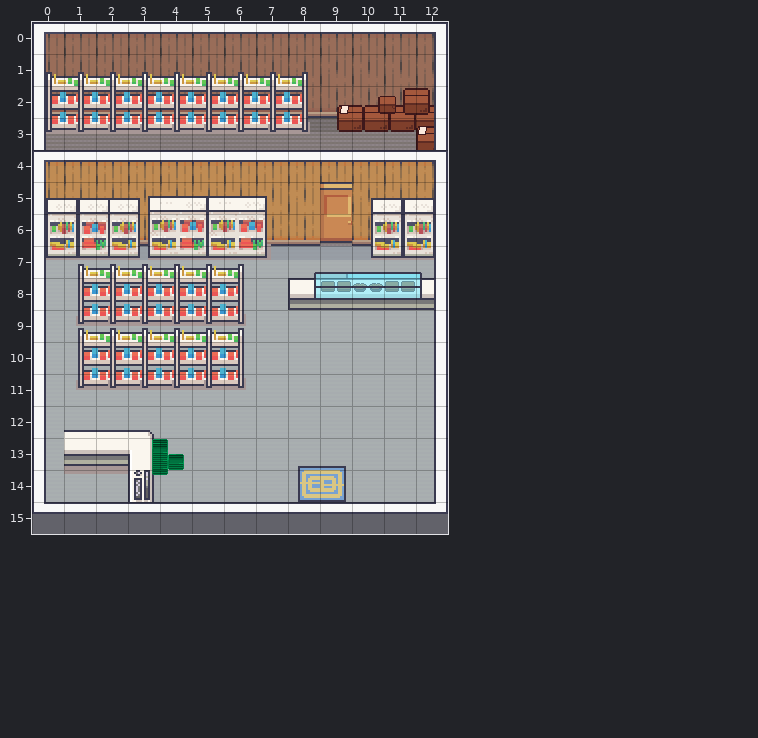
Level history. Tiled map: resources/maps/Mart/Mart.tmx. Above, as it was before the edit.
Cells are 32x32 px. Shown: x 0..12, y 0..15.
New version:
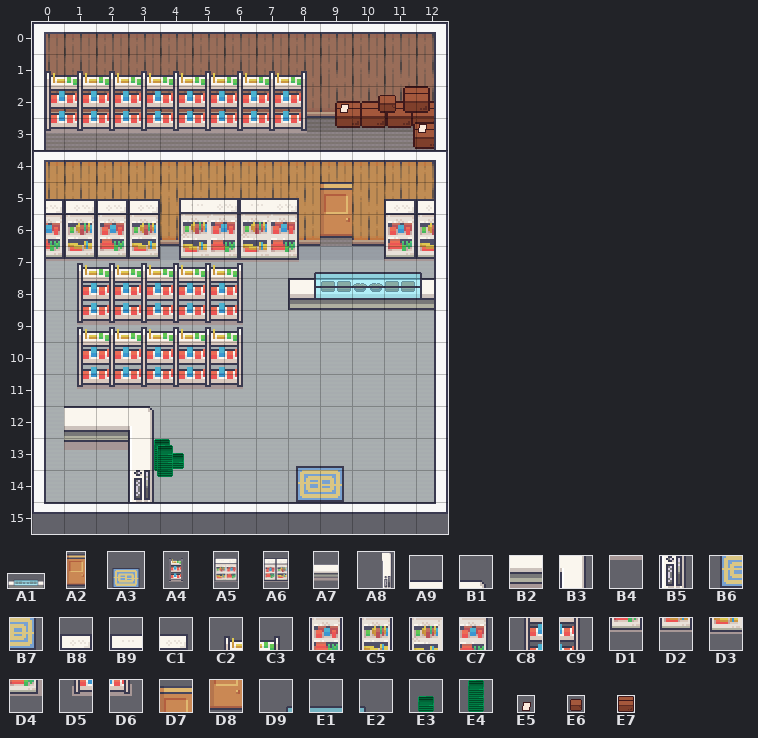
Key: from "160x64": A1 0; from "32x64": A2 8; from "64x64": A3 2; from "64x96": A4 10, A5 11, A6 12, A7 13; from "96x96": A8 0; from "Interiors-32x": A9 81, B1 82, B2 97, B3 98, B4 113, B5 116, B6 267, B7 268, B8 291, B9 292, C1 293, C2 294, C3 295, C4 306, C5 307, C6 308, C7 309, C8 310, C9 311, D1 322, D2 323, D3 324, D4 325, D5 326, D6 327, D7 395, D8 411; from "Object-Tiles": D9 51, E1 53, E2 54, E3 56, E4 57; from "Small-Object-Tiles": E5 10, E6 22, E7 23.
Objects are placed by their top-left corner, in cells (3,4 is the top-left corner of cell 3,4); size is 1x1 cell unless given.
Changes in this commit:
--- layer "Doors-1"
+A2 at 9,4.9 size 1x2
-D7 "Upper" at 9,4.8 size 1.1x1.1
-D8 "Lower" at 9,5.9 size 1.1x1.1
--- layer "Objects/Objects-1"
+E7 at 11.1,2.5 size 0.8x0.8
+E7 at 10.3,2.5 size 0.8x0.8
+E7 at 11.9,2.5 size 0.8x0.8
+E7 at 9.5,2.5 size 0.8x0.8
+E7 at 11.9,3.1 size 0.8x0.8
+A4 at 0,1 size 2x3
+A4 at 1,1 size 2x3
+A4 at 2,1 size 2x3
+A4 at 3,1 size 2x3
+A4 at 4,1 size 2x3
+A4 at 5,1 size 2x3
+A4 at 6,1 size 2x3
+A4 at 7,1 size 2x3
+A6 at 0,5 size 2x3
+A6 at 2,5 size 2x3
+A5 at 4.5,5 size 2x3
+A5 at 6.4,5 size 2x3
+A6 at 11,5 size 2x3
+A1 at 8,7 size 5x2
+A4 at 5,7 size 2x3
+A4 at 4,7 size 2x3
+A4 at 3,7 size 2x3
+A4 at 2,7 size 2x3
+A4 at 1,7 size 2x3
+A4 at 1,9 size 2x3
+A4 at 2,9 size 2x3
+A4 at 3,9 size 2x3
+A4 at 4,9 size 2x3
+A4 at 5,9 size 2x3
+E3 at 4,13
+A7 at 1,11 size 2x3
+E4 at 3.6,13
+A8 at 1,12 size 3x3
+A3 at 8,13 size 2x2
-C2 at 0,1
-C3 at 1,1
-C2 at 1,1
-C3 at 2,1
-C2 at 2,1
-C3 at 3,1
-C2 at 3,1
-C3 at 4,1
-C2 at 4,1
-C3 at 5,1
-C2 at 5,1
-C3 at 6,1
-C2 at 6,1
-C3 at 7,1
-C2 at 7,1
-C3 at 8,1
-C8 at 0,2
-C9 at 1,2
-C8 at 1,2
-C9 at 2,2
-C8 at 2,2
-C9 at 3,2
-C8 at 3,2
-C9 at 4,2
-C8 at 4,2
-C9 at 5,2
-C8 at 5,2
-C9 at 6,2
-C8 at 6,2
-C9 at 7,2
-C8 at 7,2
-C9 at 8,2
-E7 at 11.1,2.6 size 0.8x0.8
-E7 at 10.3,2.6 size 0.8x0.8
-E7 at 11.9,2.6 size 0.8x0.8
-E7 at 9.5,2.6 size 0.8x0.8
-D5 at 0,3
-D6 at 1,3
-D5 at 1,3
-D6 at 2,3
-D5 at 2,3
-D6 at 3,3
-D5 at 3,3
-D6 at 4,3
-D5 at 4,3
-D6 at 5,3
-D5 at 5,3
-D6 at 6,3
-D5 at 6,3
-D6 at 7,3
-D5 at 7,3
-D6 at 8,3
-E7 at 12,3.3 size 0.8x0.8
-C1 at 4.6,4.9
-B9 at 3.6,4.9
-C1 at 6.5,4.9
-B9 at 5.5,4.9
-B8 at 10.6,5
-B8 at 11.6,5
-B8 at 0.4,5
-B8 at 1.4,5
-B8 at 2.4,5
-C7 at 4.6,5.9
-C6 at 3.6,5.9
-C7 at 6.5,5.9
-C6 at 5.5,5.9
-C5 at 10.6,6
-C5 at 11.6,6
-C5 at 0.4,6
-C4 at 1.4,6
-C5 at 2.4,6
-D3 at 3.6,6.9
-D4 at 4.6,6.9
-D3 at 5.5,6.9
-D4 at 6.5,6.9
-D2 at 10.6,7
-D2 at 11.6,7
-E2 at 12,7
-E2 at 12,7
-E1 at 11,7
-E1 at 11,7
-E1 at 10,7
-E1 at 10,7
-D2 at 0.4,7
-D1 at 1.4,7
-C2 at 1,7
-C3 at 2,7
-C2 at 2,7
-C3 at 3,7
-C2 at 3,7
-C3 at 4,7
-C2 at 4,7
-C3 at 5,7
-C2 at 5,7
-C3 at 6,7
-D9 at 8,7
-D2 at 2.4,7
-C8 at 1,8
-C9 at 2,8
-C8 at 2,8
-C9 at 3,8
-C8 at 3,8
-C9 at 4,8
-C8 at 4,8
-C9 at 5,8
-C8 at 5,8
-C9 at 6,8
-D5 at 1,9
-D6 at 2,9
-D5 at 2,9
-D6 at 3,9
-D5 at 3,9
-D6 at 4,9
-D5 at 4,9
-D6 at 5,9
-D5 at 5,9
-D6 at 6,9
-C2 at 1,9
-C3 at 2,9
-C2 at 2,9
-C3 at 3,9
-C2 at 3,9
-C3 at 4,9
-C2 at 4,9
-C3 at 5,9
-C2 at 5,9
-C3 at 6,9
-C8 at 1,10
-C9 at 2,10
-C8 at 2,10
-C9 at 3,10
-C8 at 3,10
-C9 at 4,10
-C8 at 4,10
-C9 at 5,10
-C8 at 5,10
-C9 at 6,10
-D5 at 1,11
-D6 at 2,11
-D5 at 2,11
-D6 at 3,11
-D5 at 3,11
-D6 at 4,11
-D5 at 4,11
-D6 at 5,11
-D5 at 5,11
-D6 at 6,11
-B1 at 3,12
-B1 at 3,12
-A9 at 2,12
-A9 at 2,12
-A9 at 1,12
-A9 at 1,12
-B3 at 3,13
-B3 at 3,13
-B2 at 2,13
-B2 at 2,13
-B2 at 1,13
-B2 at 1,13
-E4 at 3.5,13
-B5 at 3,14
-B5 at 3,14
-B4 at 2,14
-B4 at 2,14
-B4 at 1,14
-B4 at 1,14
-B6 at 8,14
-B7 at 9,14
--- layer "Objects/Objects-2"
+E7 "Box-2" at 11.6,2 size 0.8x0.8
+E5 "Paper-2" at 9.5,2.4 size 0.5x0.5
+E6 "Box-1" at 10.7,2.1 size 0.8x0.8
+E5 "Paper-1" at 12,3 size 0.5x0.5
+E4 at 3.6,13.2
-E7 "Box-2" at 11.6,2.1 size 0.8x0.8
-E5 "Paper-2" at 9.5,2.4 size 0.5x0.5
-E6 "Box-1" at 10.7,2.2 size 0.8x0.8
-E5 "Paper-1" at 11.9,3.1 size 0.5x0.5
-E3 "Basket-1" at 4,13
-E4 "Basket-2" at 3.5,13.1
Changed places in both pictures, as pixel boxes (x1, y1, x2, y2):
changed: (46, 71, 310, 134)
changed: (335, 86, 434, 150)
changed: (46, 194, 434, 502)
